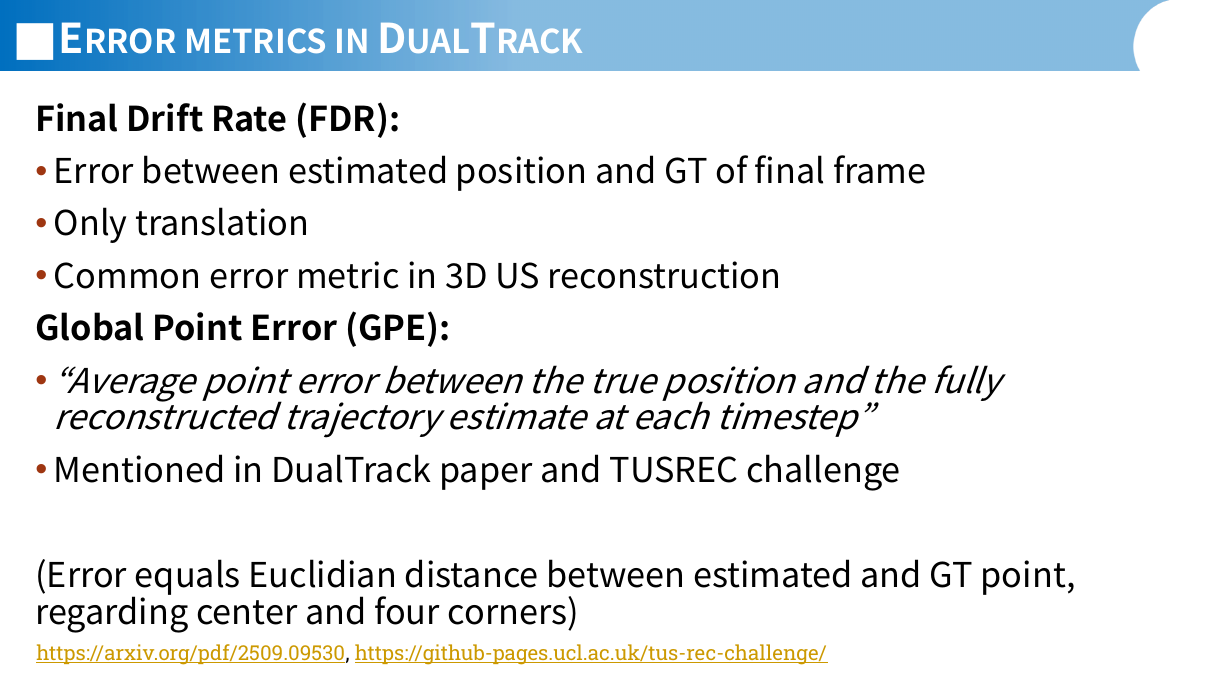
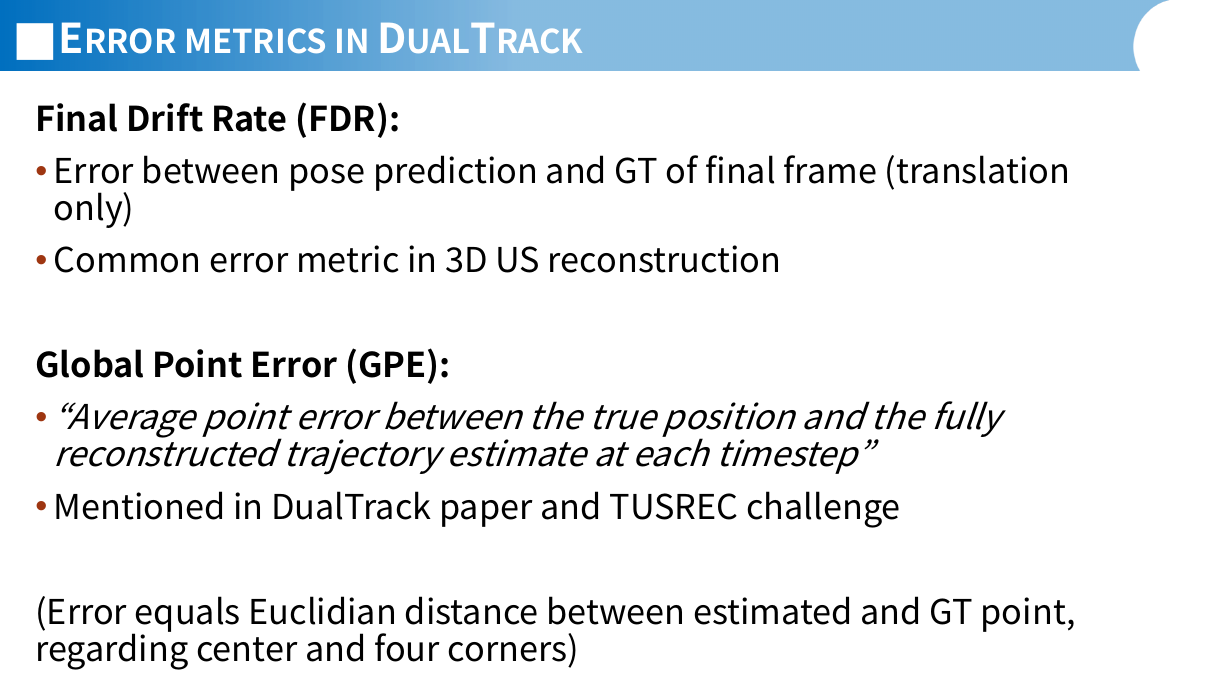
Before and after one commit to JannisIwate/DualTrack, a slide deck: slide 4 of documents/presentations/Jannis_Meyer_Presentation_01_06_2026.pptx. Drawn at 1232x693 pixels with LibreOffice and Linux fonts; fonts in the diff are those of the drawing; background and template pictures are left out. Boxes give left, top, right and bottom in pixels: in the first picture for what was removed or moved away, otherwise in the second. Text is boxed around its words. In the diff, an @@ line names an element or a change of style, - is before the commit and + after.

Commit message:
modify presentation

```diff
--- a/documents/presentations/Jannis_Meyer_Presentation_01_06_2026.pptx
+++ b/documents/presentations/Jannis_Meyer_Presentation_01_06_2026.pptx
@@ text at <box>54,155,1071,228</box>: text changed @@
-• Error between estimated position and GT of final frame
-• Only translation
+• Error between pose prediction and GT of final frame (translation only)
@@ text removed at <box>36,644,827,665</box> @@
-https://arxiv.org/pdf/2509.09530, https://github-pages.ucl.ac.uk/tus-rec-challenge/
```
Also in this commit, not shown: 1 other slide changed, 2 slides added.
